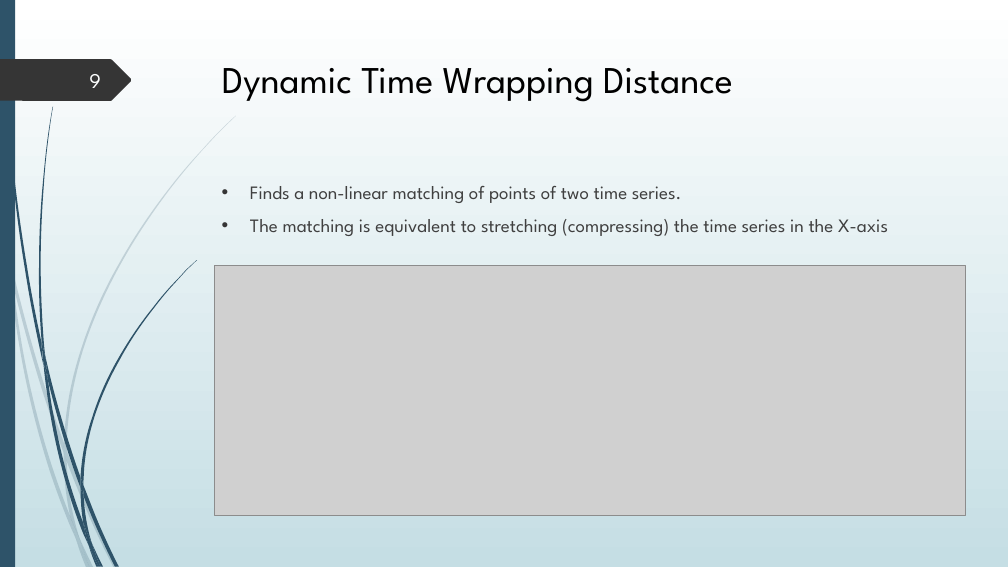
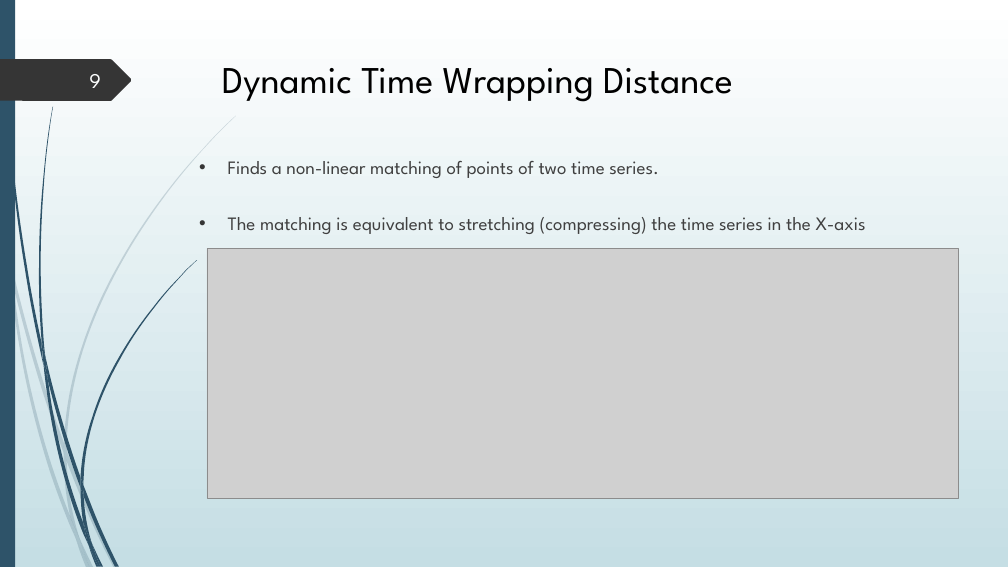
Before and after one commit to kmaltcev/NLP-BiLSTM-model, a slide deck: slide 9 of Capstone Project 21-2-R-13.pptx. Drawn at 1008x567 pixels with LibreOffice and Linux fonts; fonts in the diff are those of the drawing; grey boxes stand for pictures. Boxes give left, top, right and bottom in pixels: in the first picture for what was removed or moved away, otherwise in the second. Text is boxed around its words. In the diff, an @@ line names an element or a change of style, - is before the commit and + after.

```diff
--- a/Capstone Project 21-2-R-13.pptx
+++ b/Capstone Project 21-2-R-13.pptx
@@ text "Finds a non-linear matching of ..." moved from (x1=250, y1=186, x2=888, y2=236) to (x1=228, y1=161, x2=866, y2=234) @@
@@ text "Finds a non-linear matching of ..." at (x1=228, y1=161, x2=866, y2=234): line spacing 1 to 2 @@
@@ picture moved from (x1=214, y1=265, x2=966, y2=516) to (x1=207, y1=248, x2=959, y2=498) @@
```
Also in this commit, not shown: 14 other slides changed, 9 other files.
